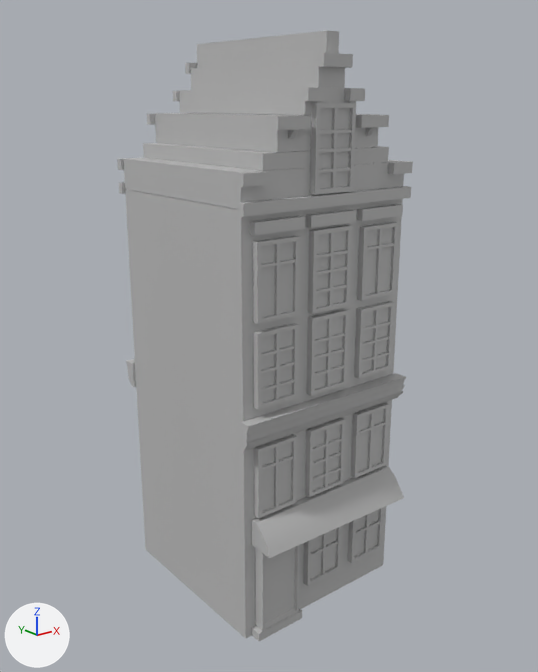
One commit to the FBX model SoteriaGame/Assets/Resources/Models/Environment/Hub_Bld/HUB_Bld_Side_03.fbx: the scene before it, then after it.
Both versions are drawn from a camera (50 mm lens) standing at (-39.4, -49.6, 42.8) and looking at (0.0, -0.3, 23.1). Arrows for +X, +Y and +Z are at lower left; the lights stay in place. Where no turn or scale is listed for an object, it has been applied to the vertices.

The first picture shows 'Side_03'.
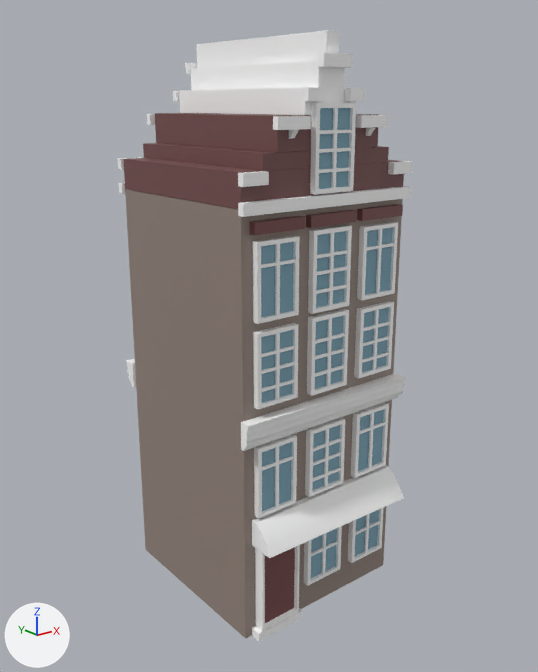
Scene script edits in JSON lines:
```json
{"op": "add", "block": "mat_red_dark", "code": ["mat_red_dark = principled_material('red_dark')", "mat_red_dark.base_color = (0.181, 0.0624, 0.0624)  # brown #764747"]}
{"op": "add", "block": "mat_red", "code": ["mat_red = principled_material('red')", "mat_red.base_color = (0.181, 0.0762, 0.0762)  # brown #764e4e"]}
{"op": "add", "block": "mat_lt_blue", "code": ["mat_lt_blue = principled_material('lt_blue')", "mat_lt_blue.base_color = (0.221, 0.402, 0.5)  # blue #81aabc", "mat_lt_blue.roughness = 0.749"]}
{"op": "add", "block": "mat_white", "code": ["mat_white = principled_material('white')", "mat_white.base_color = (1.0, 1.0, 1.0)  # white #ffffff"]}
{"op": "add", "block": "mat_brown", "code": ["mat_brown = principled_material('brown')", "mat_brown.base_color = (0.298, 0.235, 0.204)  # grey #94857d"]}
{"block": "me_mesh", "where": "me_mesh.from_pydata(...)  # 1760 vertices, 1382 faces; spans x -8.6..8.6, y -10.3..10.3, z -23.8..23.8"}
{"block": "me_mesh", "where": "# used by ob_side_03; location = (0.0, 0.0, 23.8)"}
{"block": "me_mesh", "change": "me_mesh part 1: 4 of the faces centred in x -8.3..8.3, y -7.7..9.0, z -6.0 switch from mat_lambert4 (grey #bcbcbc) to mat_brown (grey #94857d)"}
{"block": "me_mesh", "change": "me_mesh part 2: 1 of the faces centred in x 0.0, y 0.7, z 11.8 switch from mat_lambert4 (grey #bcbcbc) to mat_brown (grey #94857d)"}
{"block": "me_mesh", "change": "me_mesh part 3: 632 of the faces centred in x -8.6..8.6, y -9.9..-7.7, z -23.8..22.8 switch from mat_lambert4 (grey #bcbcbc) to mat_white (white #ffffff)"}
{"block": "me_mesh", "change": "me_mesh part 4: 632 of the faces centred in x -8.6..8.6, y 9.0..10.0, z -21.2..22.8 switch from mat_lambert4 (grey #bcbcbc) to mat_white (white #ffffff)"}
{"block": "me_mesh", "change": "me_mesh part 5: 12 of the faces centred in x -2.5..2.5, y 0.7, z 18.1..23.8 switch from mat_lambert4 (grey #bcbcbc) to mat_white (white #ffffff)"}
{"block": "me_mesh", "change": "me_mesh part 6: 9 of the faces centred in x 0.0..8.3, y 0.7, z 11.9..18.1 switch from mat_lambert4 (grey #bcbcbc) to mat_red (brown #764e4e)"}
{"block": "me_mesh", "change": "me_mesh part 7: 3 of the faces centred in x -8.3..-5.1, y 0.7, z 13.1..16.8 switch from mat_lambert4 (grey #bcbcbc) to mat_red (brown #764e4e)"}
{"block": "me_mesh", "change": "me_mesh part 8: 3 of the faces centred in x 0.0, y -7.7, z 13.1..16.8 switch from mat_lambert4 (grey #bcbcbc) to mat_red (brown #764e4e)"}
{"block": "me_mesh", "change": "me_mesh part 9: all 18 faces centred in x -7.6..7.7, y -8.3..-7.7, z 10.1..11.0 switch from mat_lambert4 (grey #bcbcbc) to mat_red_dark (brown #764747)"}
{"block": "me_mesh", "change": "me_mesh part 10: the 1 face centred in x -5.3, y -8.4, z -19.1 switches from mat_lambert4 (grey #bcbcbc) to mat_red_dark (brown #764747)"}
{"block": "me_mesh", "change": "me_mesh part 11: 12 of the faces centred in x -5.4..5.4, y -8.0, z -18.2..15.7 switch from mat_lambert4 (grey #bcbcbc) to mat_lt_blue (blue #81aabc)"}
```

Location of each change, (x1, y1, x2, y2) in pixels of the pictures (538 x 672 px):
```json
{"part": 1, "of": "me_mesh", "change": "recoloured", "before": [125, 190, 403, 639], "after": [125, 190, 403, 639]}
{"part": 2, "of": "me_mesh", "change": "recoloured", "before": [125, 189, 238, 210], "after": [125, 189, 238, 210]}
{"part": 3, "of": "me_mesh", "change": "recoloured", "before": [238, 30, 413, 641], "after": [238, 30, 413, 641]}
{"part": 4, "of": "me_mesh", "change": "recoloured", "before": [117, 63, 197, 387], "after": [117, 63, 197, 387], "on screen": "grey to white"}
{"part": 5, "of": "me_mesh", "change": "recoloured", "before": [179, 30, 327, 115], "after": [179, 30, 327, 115], "on screen": "grey to white"}
{"part": 6, "of": "me_mesh", "change": "recoloured", "before": [128, 113, 398, 172], "after": [128, 113, 398, 172], "on screen": "grey to brown"}
{"part": 7, "of": "me_mesh", "change": "recoloured", "before": [123, 113, 277, 209], "after": [123, 113, 277, 209], "on screen": "grey to brown"}
{"part": 8, "of": "me_mesh", "change": "recoloured", "before": [240, 114, 404, 202], "after": [240, 114, 404, 202], "on screen": "grey to brown"}
{"part": 9, "of": "me_mesh", "change": "recoloured", "before": [250, 204, 403, 235], "after": [250, 204, 403, 235], "on screen": "grey to brown"}
{"part": 10, "of": "me_mesh", "change": "recoloured", "before": [265, 547, 295, 623], "after": [265, 547, 295, 623], "on screen": "grey to brown"}
{"part": 11, "of": "me_mesh", "change": "recoloured", "before": [261, 108, 393, 578], "after": [261, 108, 393, 578]}
```
